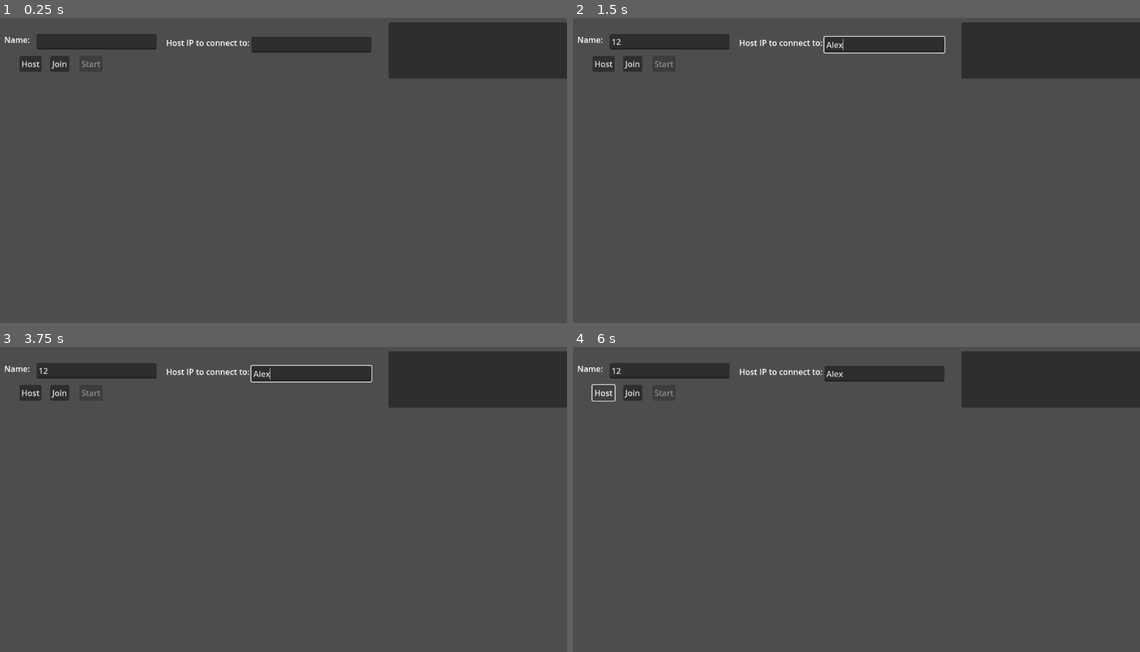
Above: before the commit, frames 1-4 (two rows, left to right).
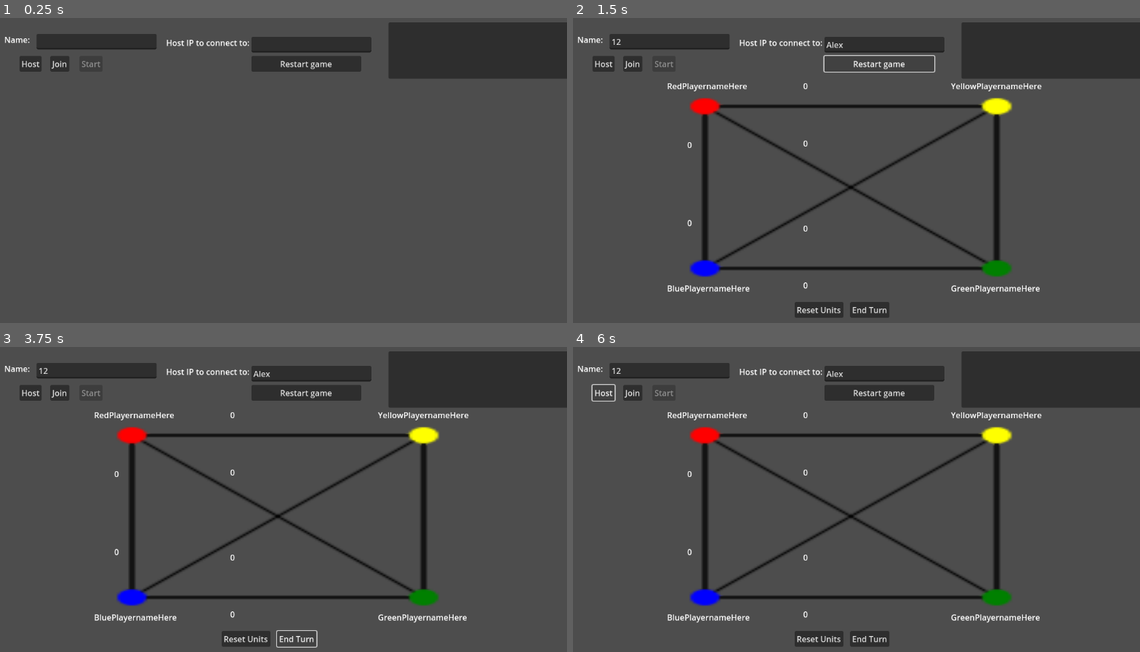
Above: after the commit, the same moments.

Repository: OneWhoLepps/TribalDynamics
Game: Godot game, scene res://Scenes/TutorialLobbyScene.tscn
Same seed, same stepped clock (60 frames per second), same inputs: the game is played once before the commit and once after it.
Inputs (mouse positions are in pixels of both pictures, inside the frame that each line leads up to):
- Up to frame 1 (0.25 s): no input
- Up to frame 2 (1.5 s): click (669, 42) at 0.52 s; type "12" at 0.6 s; click (884, 45) at 0.75 s; type "Alex" at 0.83 s; click (879, 63) at 1.25 s, where only the run after the commit has a clickable "Restart game"
- Up to frame 3 (3.75 s): click (306, 392) at 2 s, where only the run after the commit has a clickable "Restart game"; click (306, 392) at 2.75 s, where only the run after the commit has a clickable "Restart game"; click (294, 639) at 3.5 s, where only the run after the commit has a clickable "End Turn"
- Up to frame 4 (6 s): click (867, 639) at 4.25 s, where only the run after the commit has a clickable "End Turn"; click (867, 639) at 5 s, where only the run after the commit has a clickable "End Turn"; click "Host" at 5.75 s

The runs differ from the first frame. In frame 1, 0.9% of the frame differs, in the area x 44-64%, y 12-18%; in frame 2, 6.2%; in frame 3, 6.7%, in the area x 16-83%, y 5-99%; in frame 4, 6.6%.

Commit message:
restart game flow added

Diff:
--- a/Scenes/TutorialLobbyScene.tscn
+++ b/Scenes/TutorialLobbyScene.tscn
@@ -79,6 +79,15 @@
 offset_right = 1301.0
 offset_bottom = 112.0
 
+[node name="Button" type="Button" parent="."]
+layout_mode = 0
+offset_left = 524.0
+offset_top = 67.0
+offset_right = 742.0
+offset_bottom = 85.0
+text = "Restart game"
+
 [connection signal="button_down" from="HostGame" to="." method="_on_host_game_button_down"]
 [connection signal="button_down" from="JoinGame" to="." method="_on_join_game_button_down"]
 [connection signal="button_down" from="StartGame" to="." method="_on_start_game_button_down"]
+[connection signal="button_down" from="Button" to="." method="_on_button_button_down"]
--- a/Scenes/TutorialMultiplayerController.gd
+++ b/Scenes/TutorialMultiplayerController.gd
@@ -55,11 +55,27 @@
 	multiplayer.set_multiplayer_peer(peer)
 
 func _on_start_game_button_down():
-	StartGame.rpc()
-
-@rpc("any_peer", "call_local")
-func StartGame():
-	var scene = load("res://Scenes/GameBoard.tscn").instantiate()
+	if multiplayer.is_server():
+		start_game.rpc()  # Start the game for everyone
+
+@rpc("authority")
+func start_game():
+	var scene = preload("res://Scenes/GameBoard.tscn").instantiate()
+	scene.name = "GameBoard"
+	get_tree().root.add_child(scene)
+
+	start_game_on_clients.rpc()
+#
+#@rpc("any_peer", "call_local")
+#func StartGame():
+	#var scene = load("res://Scenes/GameBoard.tscn").instantiate()
+	#GameManager.PlayersToRefreshTo = GameManager.Players.duplicate(true)
+	#get_tree().root.add_child(scene)
+
+@rpc("any_peer")  # Or "any_peer" if you're not using authority roles
+func start_game_on_clients():
+	var scene = preload("res://Scenes/GameBoard.tscn").instantiate()
+	scene.name = "GameBoard"
 	get_tree().root.add_child(scene)
 
 @rpc("any_peer", "call_local")
@@ -156,3 +172,32 @@
 
 func connection_failed():
 	print("Connection failed!")
+
+
+func _on_button_button_down():
+	if(multiplayer.get_unique_id() == 1):
+		request_restart_game.rpc_id(1)  # Call to authority (usually peer 1)
+
+# Host/client calls this to request a restart (everyone will do it)
+@rpc("any_peer", "call_local")  # Only runs on the server/host
+func request_restart_game():
+	restart_game.rpc()  # Call the actual restart on *all* peers
+
+@rpc("any_peer", "call_local")
+func restart_game():
+	# Reset player health
+	for player_id in GameManager.Players:
+		GameManager.Players[player_id].health = 10
+
+	# Queue-free old GameBoard scene
+	for child in get_tree().root.get_children():
+		if child.name == "GameBoard":
+			child.queue_free()
+
+	await get_tree().process_frame  # Wait until scene is really freed
+	await get_tree().process_frame  # Extra frame helps ensure it's gone
+
+	# Instantiate a new GameBoard
+	var new_game_scene = preload("res://Scenes/GameBoard.tscn").instantiate()
+	new_game_scene.name = "GameBoard"
+	get_tree().root.add_child(new_game_scene)
--- a/Scripts/GameBoard.gd
+++ b/Scripts/GameBoard.gd
@@ -70,6 +70,8 @@
 	hookup_laneButton_handlers.rpc(GameManager.Players)
 	display_starting_hp.rpc(GameManager.Players)
 	display_player_names.rpc(GameManager.Players)
+	for player in GameManager.Players:
+		UpdatePlayerHealthRpc.rpc(GameManager.Players[player].id)
 	$ResetUnitsButton.pressed.connect(_on_reset_units_button_pressed)
 	$EndTurn.pressed.connect(_on_end_turn_pressed)
 
@@ -310,6 +312,19 @@
 			UpdatePlayerHealth(player_id)
 
 func UpdatePlayerHealth(player):
+		match GameManager.Players[player].color:
+			0:
+				$PlayerRed/LabelRedHP.text = str(GameManager.Players[player].health)
+			1:
+				$PlayerBlue/LabelBlueHP.text = str(GameManager.Players[player].health)
+			2:
+				$PlayerGreen/LabelGreenHP.text = str(GameManager.Players[player].health)
+			3:
+				$PlayerYellow/LabelYellowHP.text = str(GameManager.Players[player].health)
+
+
+@rpc("any_peer", "call_local")
+func UpdatePlayerHealthRpc(player):
 		match GameManager.Players[player].color:
 			0:
 				$PlayerRed/LabelRedHP.text = str(GameManager.Players[player].health)
@@ -493,6 +508,9 @@
 			return player_id
 	return -1
 
+func _on_restart_button_pressed():
+	get_tree().reload_current_scene()
+
 # Called every frame. 'delta' is the elapsed time since the previous frame.
 func _process(delta):
 	pass
--- a/Scripts/GameManager.gd
+++ b/Scripts/GameManager.gd
@@ -4,6 +4,7 @@
 var Players = {}
 #this is list of messages to go into chatbox
 var Chatbox = []
+var PlayersToRefreshTo = {}
 
 enum {RED, BLUE, YELLOW, GREEN}
 var OpenColors = [BLUE, YELLOW, GREEN]
